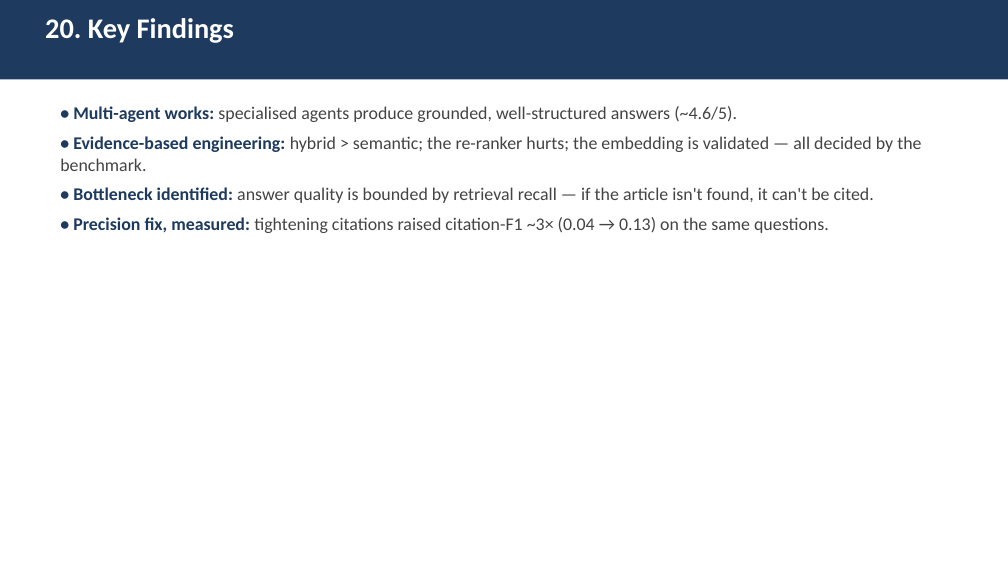
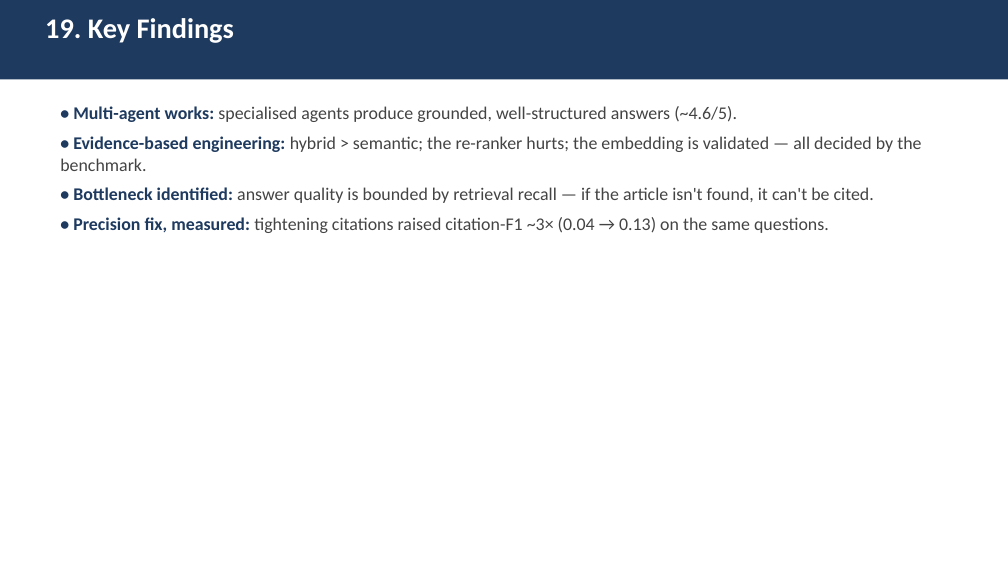
Before and after one commit to MohamadELOssman/legal_ai_agent, a slide deck: slide 22 of Legal_AI_Academic_Presentation.pptx (slide 23 before the commit). Drawn at 1008x567 pixels with LibreOffice and Linux fonts; fonts in the diff are those of the drawing. Boxes give left, top, right and bottom in pixels: in the first picture for what was removed or moved away, otherwise in the second. Text is boxed around its words. In the diff, an @@ line names an element or a change of style, - is before the commit and + after.

```diff
--- a/Legal_AI_Academic_Presentation.pptx
+++ b/Legal_AI_Academic_Presentation.pptx
@@ text at (x1=45, y1=18, x2=234, y2=43): text changed @@
-20. Key Findings
+19. Key Findings
```
Also in this commit, not shown: 7 other slides changed, 1 slide removed, 1 other file.
